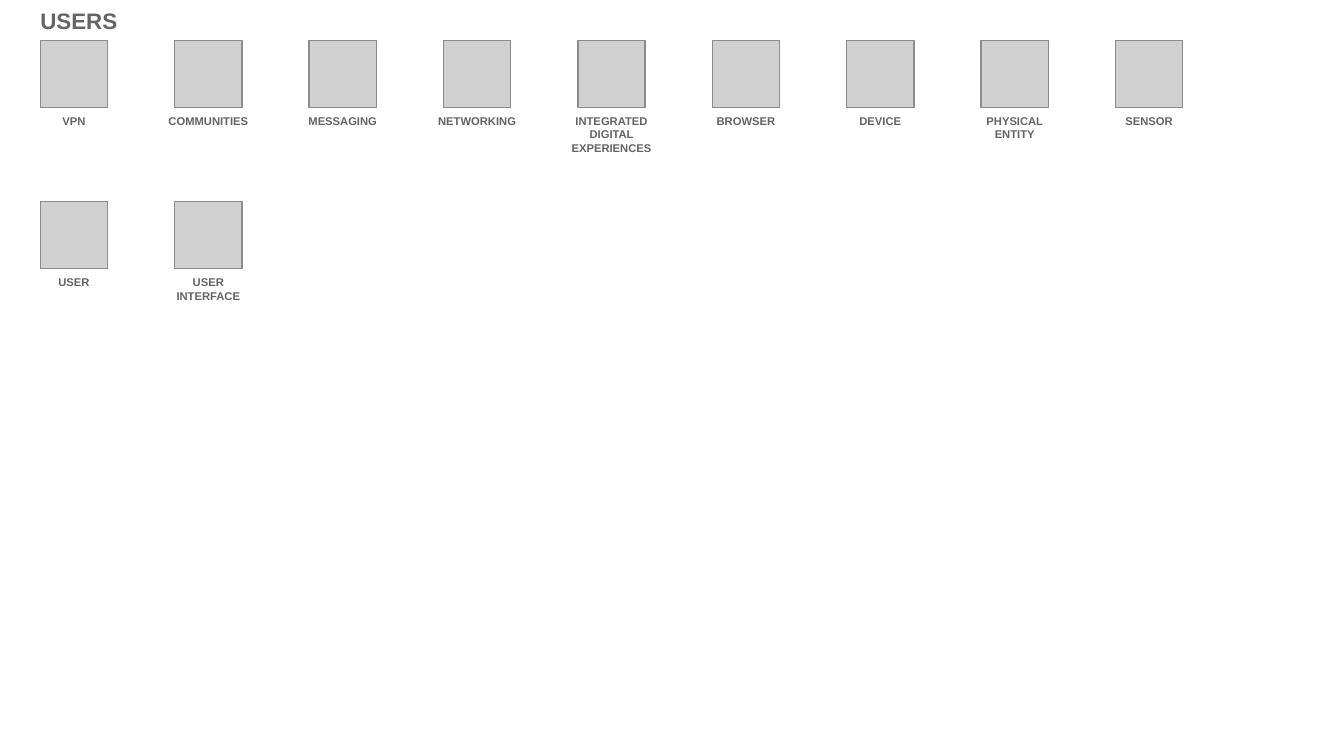
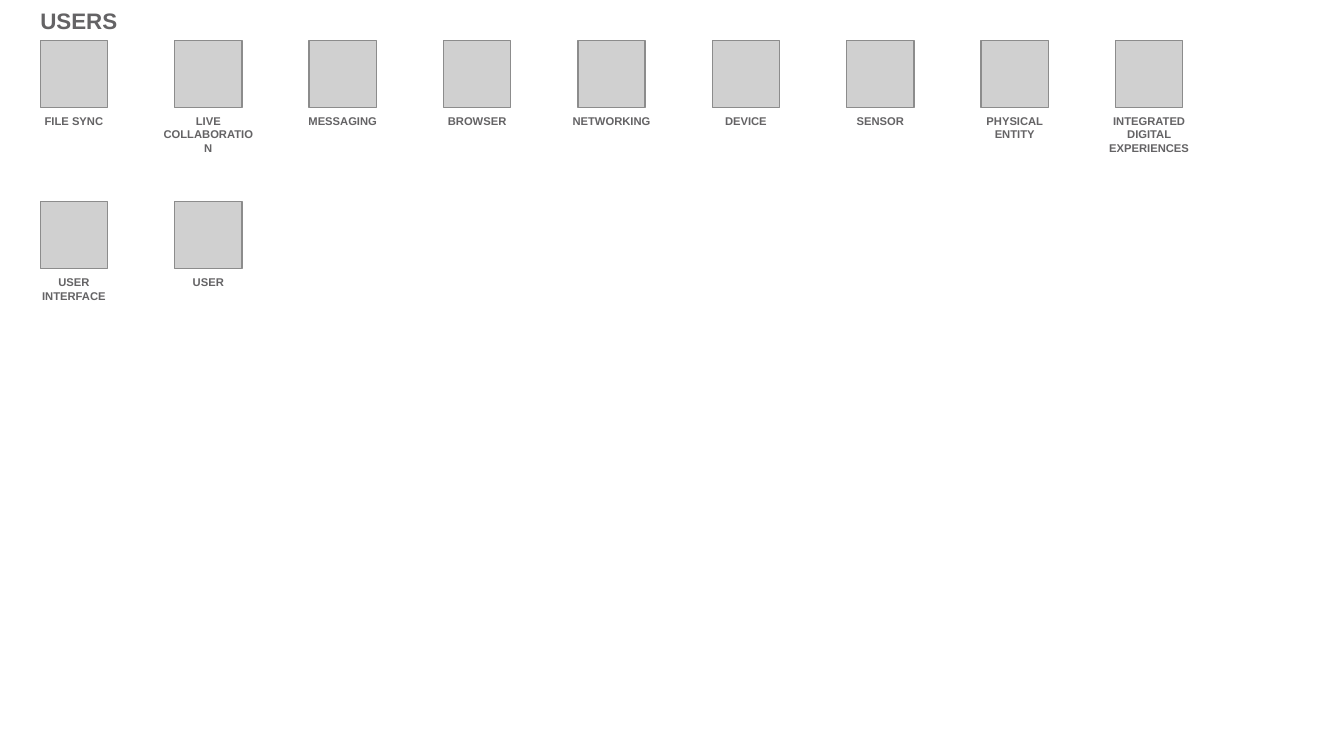
Before and after one commit to l2fprod/myarchitecture, a slide deck: slide 22 of mycatalog-architecture-diagram-template.pptx. Drawn at 1344x756 pixels with LibreOffice and Linux fonts; fonts in the diff are those of the drawing; grey boxes stand for pictures. Boxes give left, top, right and bottom in pixels: in the first picture for what was removed or moved away, otherwise in the second. Text is boxed around its words. In the diff, an @@ line names an element or a change of style, - is before the commit and + after.

```diff
--- a/mycatalog-architecture-diagram-template.pptx
+++ b/mycatalog-architecture-diagram-template.pptx
@@ text at box(45, 117, 103, 125): text changed @@
-VPN
+FILE SYNC
@@ text at box(196, 117, 221, 125): text changed @@
-COMMUNITIES
+LIVE COLLABORATION
@@ text "BROWSER": place and size @@
-text "BROWSER" at box(717, 117, 776, 125)
+text "BROWSER" at box(448, 117, 507, 125)
@@ text "NETWORKING": place and size @@
-text "NETWORKING" at box(438, 117, 516, 125)
+text "NETWORKING" at box(573, 117, 651, 125)
@@ text removed at box(572, 117, 652, 152) @@
-INTEGRATED DIGITAL EXPERIENCES
@@ text "DEVICE": place and size @@
-text "DEVICE" at box(859, 117, 901, 125)
+text "DEVICE" at box(725, 117, 767, 125)
@@ text added at box(857, 117, 904, 125), 6 pt, text #646365, bold @@
+SENSOR
@@ text at box(1109, 117, 1189, 152): text changed @@
-SENSOR
+INTEGRATED DIGITAL EXPERIENCES
@@ text at box(42, 278, 105, 300): text changed @@
-USER
+USER INTERFACE
@@ text at box(193, 278, 224, 286): text changed @@
-USER INTERFACE
+USER
```
Also in this commit, not shown: 17 other slides changed, 1 slide added, 1 slide removed.
